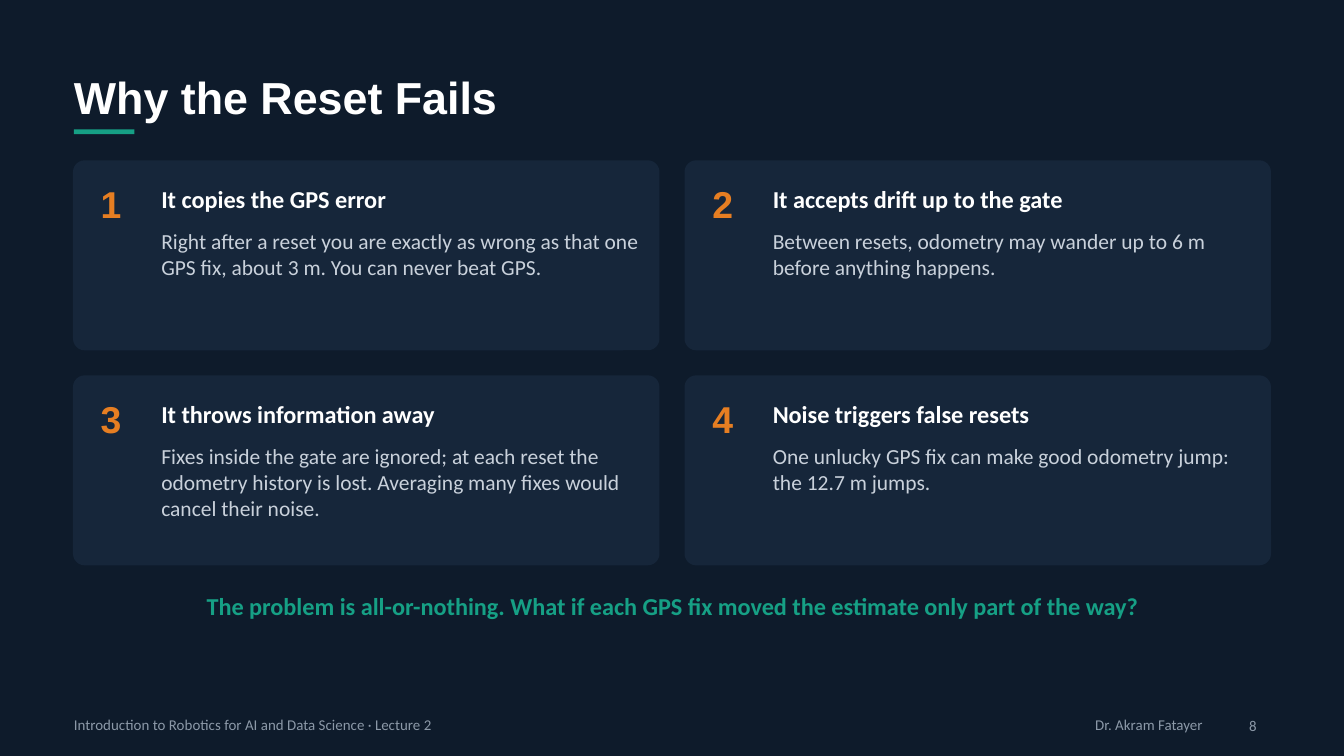
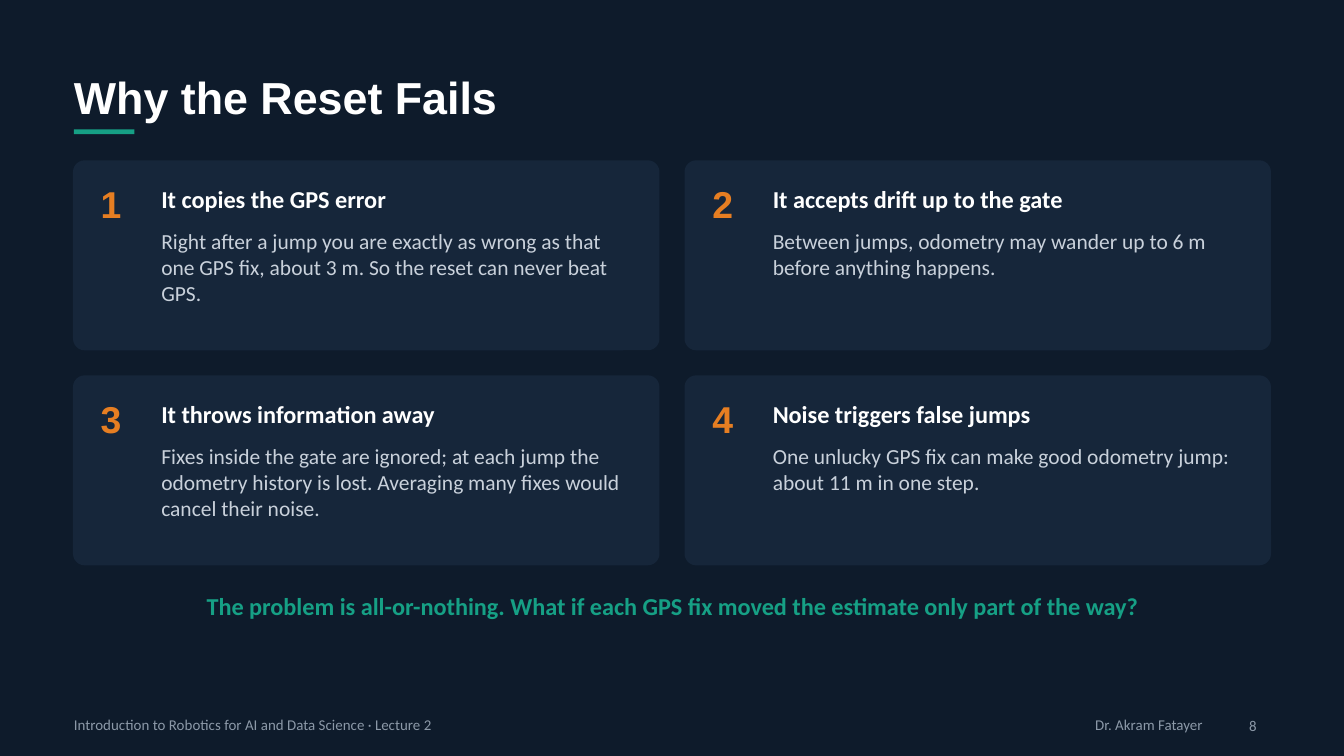
Before and after one commit to akramfatayer/zuj-robotics, a slide deck: slide 8 of lectures/Robot_Localization_and_State_Estimation.pptx. Drawn at 1344x756 pixels with LibreOffice and Linux fonts; fonts in the diff are those of the drawing. Boxes give left, top, right and bottom in pixels: in the first picture for what was removed or moved away, otherwise in the second. Text is boxed around its words. In the diff, an @@ line names an element or a change of style, - is before the commit and + after.

```diff
--- a/lectures/Robot_Localization_and_State_Estimation.pptx
+++ b/lectures/Robot_Localization_and_State_Estimation.pptx
@@ text at (161,234,607,301): text changed @@
-Right after a reset you are exactly as wrong as that one GPS fix, about 3 m. You can never beat GPS.
+Right after a jump you are exactly as wrong as that one GPS fix, about 3 m. So the reset can never beat GPS.
@@ text at (773,234,1205,279): text changed @@
-Between resets, odometry may wander up to 6 m before anything happens.
+Between jumps, odometry may wander up to 6 m before anything happens.
@@ text at (773,406,1030,427): text changed @@
-Noise triggers false resets
+Noise triggers false jumps
@@ text at (161,449,619,516): text changed @@
-Fixes inside the gate are ignored; at each reset the odometry history is lost. Averaging many fixes would cancel their noise.
+Fixes inside the gate are ignored; at each jump the odometry history is lost. Averaging many fixes would cancel their noise.
@@ text at (773,449,1229,494): text changed @@
-One unlucky GPS fix can make good odometry jump: the 12.7 m jumps.
+One unlucky GPS fix can make good odometry jump: about 11 m in one step.
```
Also in this commit, not shown: 4 other slides changed, 2 slides added, 1 slide removed, 1 other file.
